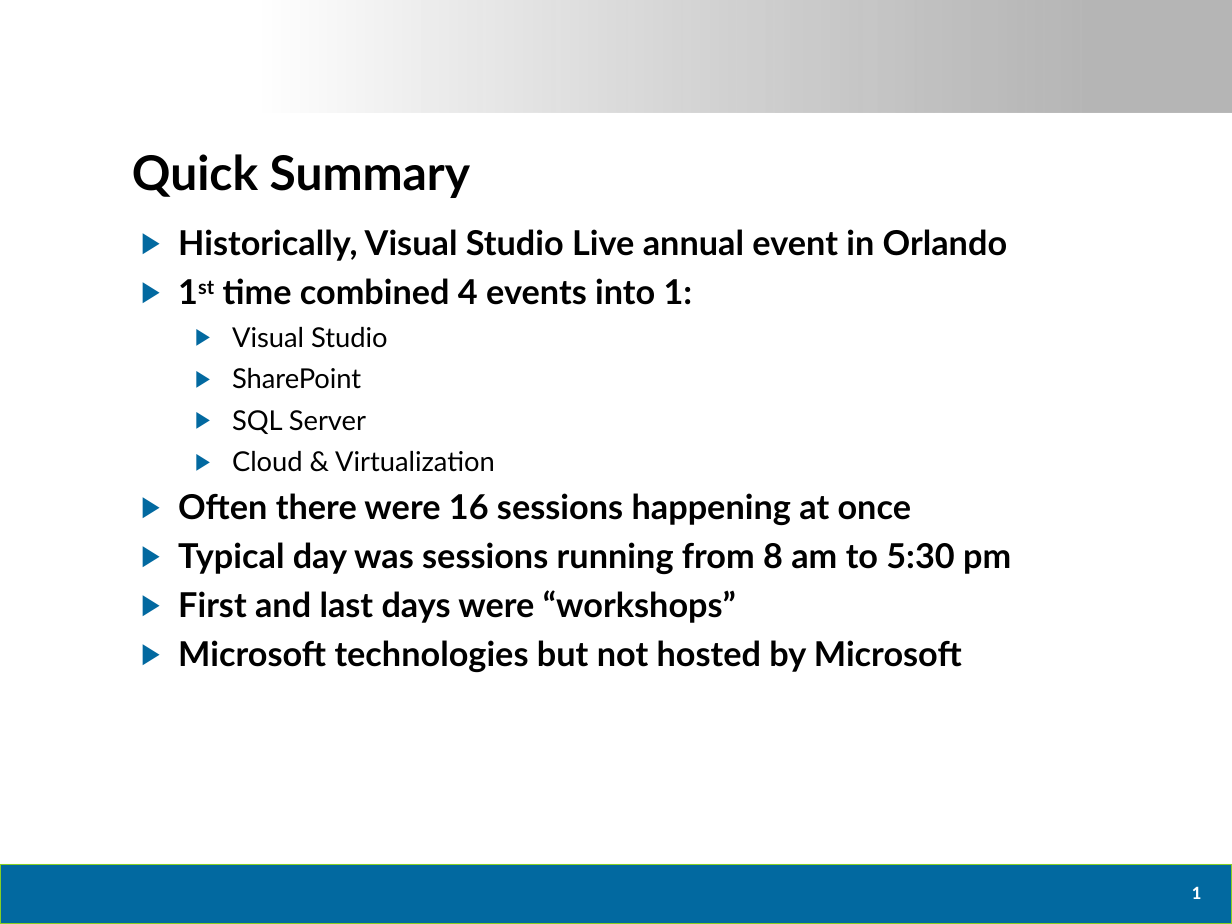
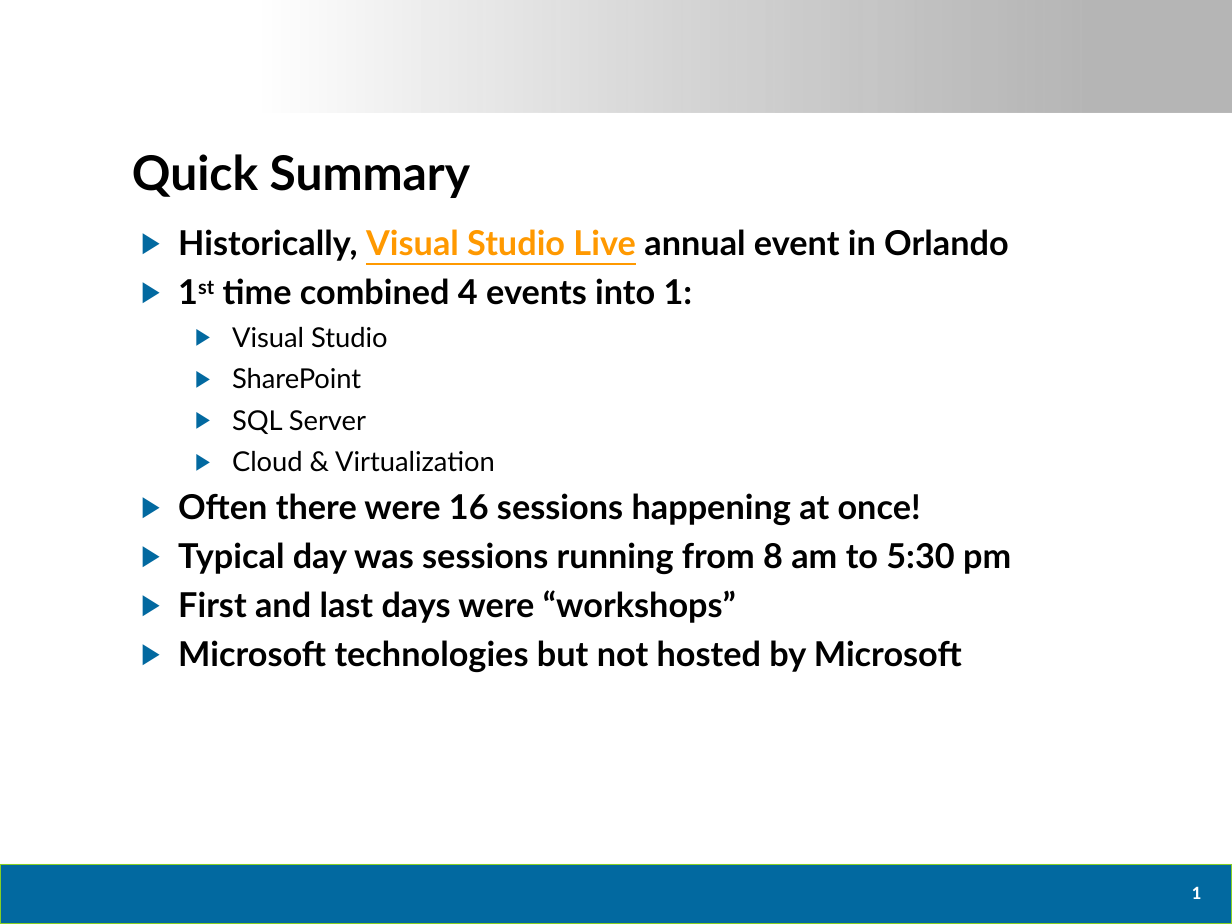
Before and after one commit to dtomyn/HTML5Demo1, a slide deck: slide 2 of Docs/2012 - Live360 Event Review (NEWER).pptx. Drawn at 1232x924 pixels with LibreOffice and Linux fonts; fonts in the diff are those of the drawing; background and template pictures are left out. Boxes give left, top, right and bottom in pixels: in the first picture for what was removed or moved away, otherwise in the second. Text is boxed around its words. In the diff, an @@ line names an element or a change of style, - is before the commit and + after.

```diff
--- a/Docs/2012 - Live360 Event Review (NEWER).pptx
+++ b/Docs/2012 - Live360 Event Review (NEWER).pptx
@@ text at (x1=178, y1=229, x2=1008, y2=261): text colour #000000 to #FF9900, underline on in "Visual Studio Live" @@
@@ text at (x1=178, y1=493, x2=921, y2=526): text changed @@
-▶ Often there were 16 sessions happening at once
+▶ Often there were 16 sessions happening at once!
```
Also in this commit, not shown: 8 other slides changed, 1 slide added, 2 other files.
